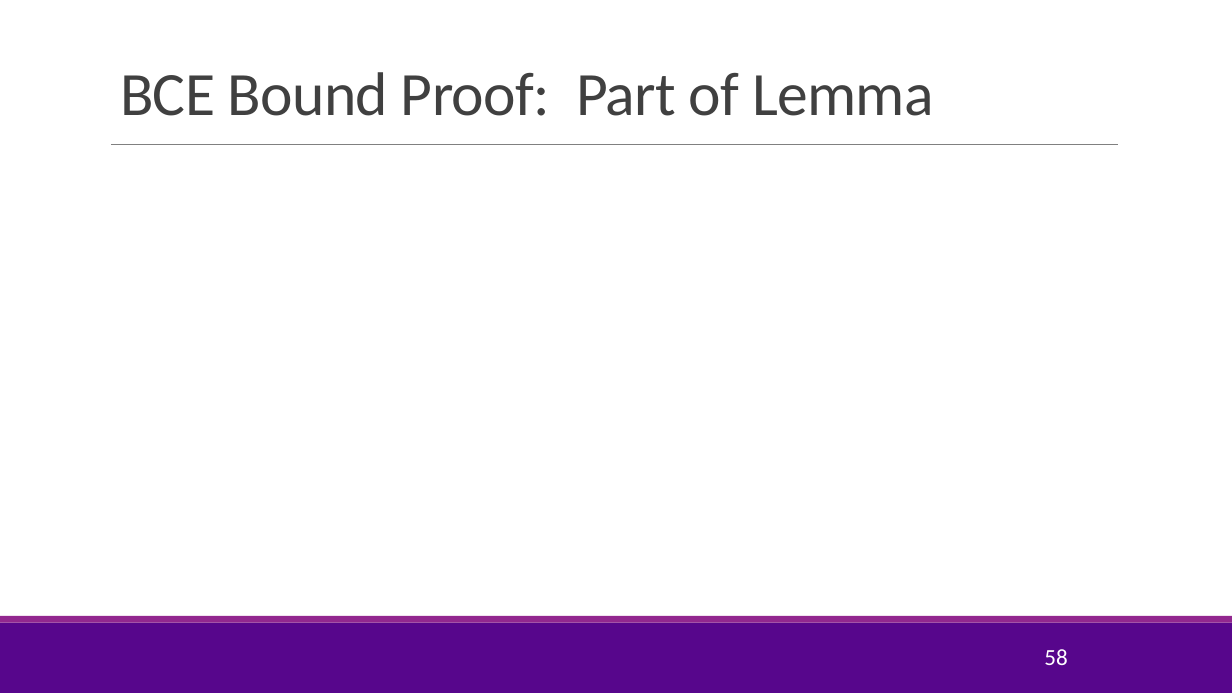
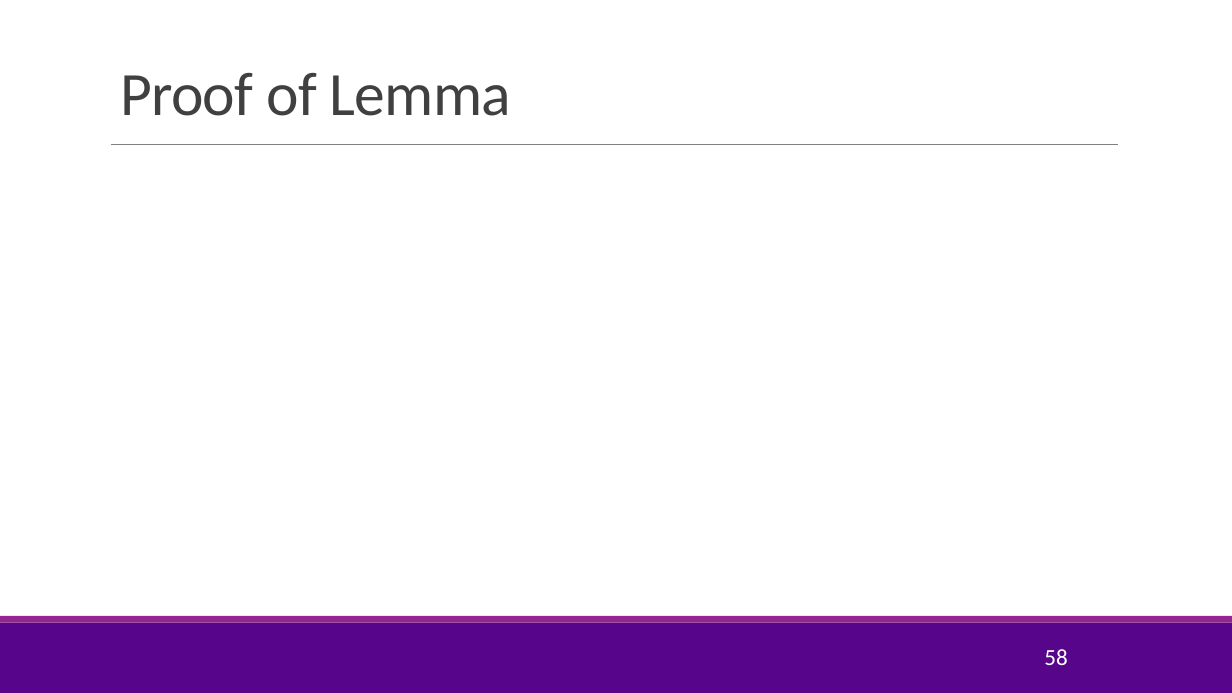
Before and after one commit to sdrangan/digitalcomm, a slide deck: slide 58 of Lectures/Unit11_Capacity.pptx. Drawn at 1232x693 pixels with LibreOffice and Linux fonts; fonts in the diff are those of the drawing; grey boxes stand for pictures; background and template pictures are left out. Boxes give left, top, right and bottom in pixels: in the first picture for what was removed or moved away, otherwise in the second. Text is boxed around its words. In the diff, an @@ line names an element or a change of style, - is before the commit and + after.

```diff
--- a/Lectures/Unit11_Capacity.pptx
+++ b/Lectures/Unit11_Capacity.pptx
@@ title at (120,73,512,116): text changed @@
-BCE Bound Proof: Part of Lemma
+Proof of Lemma
```
Also in this commit, not shown: 1 other slide changed, 7 other files.
